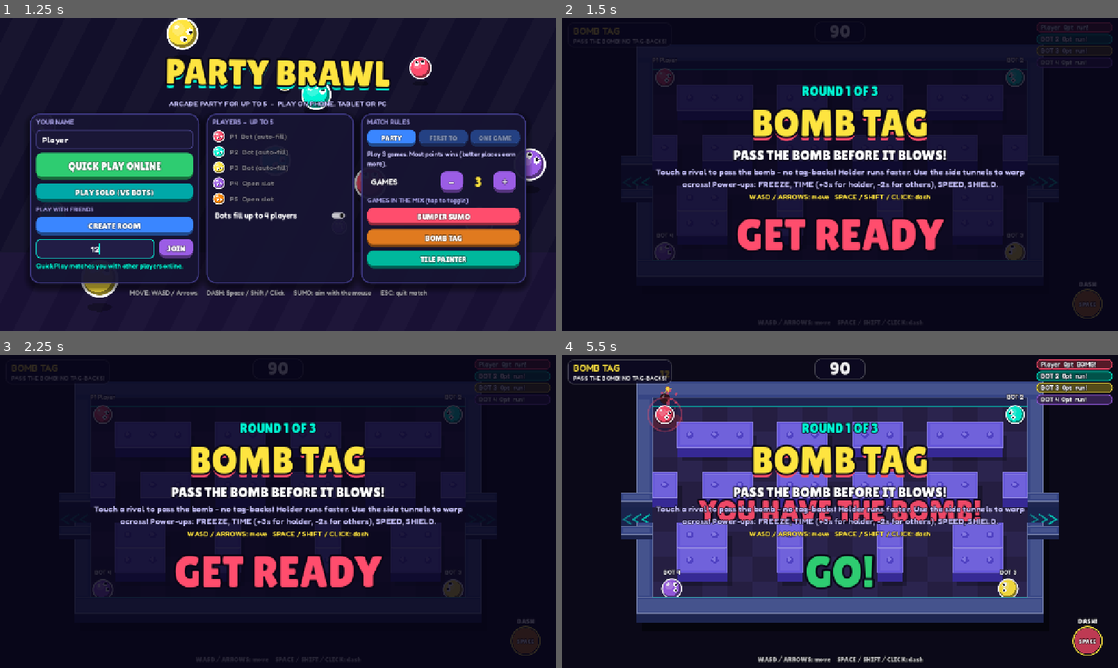
Above: before the commit, frames 1-4 (two rows, left to right).
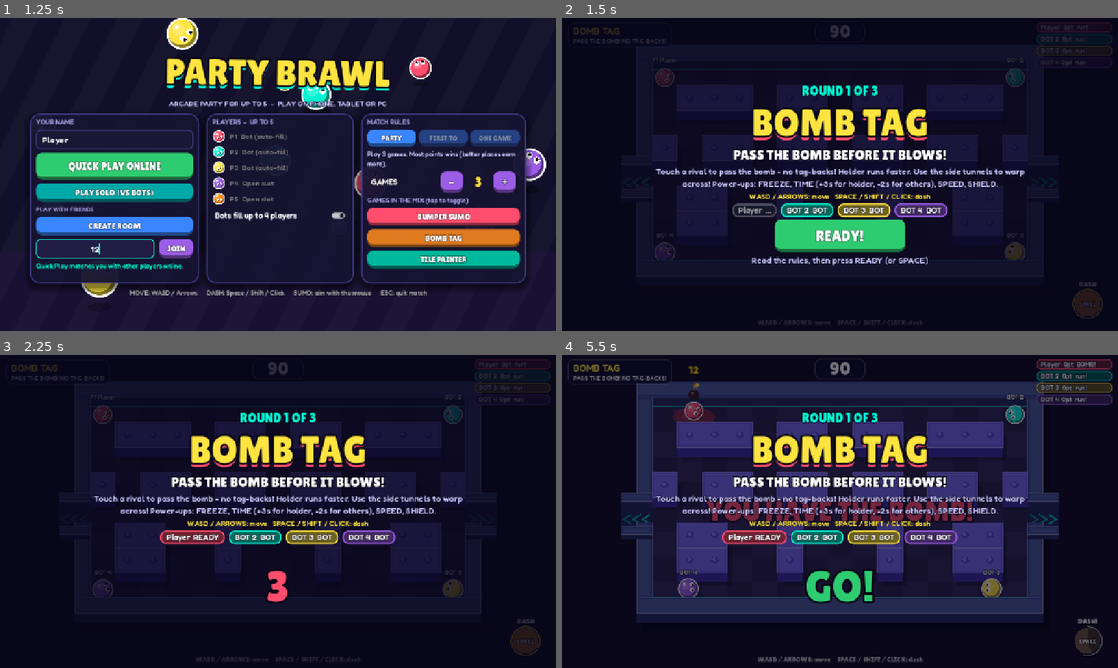
Above: after the commit, the same moments.

Repository: ilikeyello/party-brawl
Game: Godot game, scene res://scenes/main.tscn
Same seed, same stepped clock (60 frames per second), same inputs: the game is played once before the commit and once after it.
Inputs (mouse positions are in pixels of both pictures, inside the frame that each line leads up to):
- Up to frame 1 (1.25 s): click (94, 249) at 0.52 s; type "12" at 0.6 s
- Up to frame 2 (1.5 s): click "PLAY SOLO (VS BOTS)" at 1.25 s
- Up to frame 3 (2.25 s): click (278, 574) at 2 s, where only the run after the commit has a clickable "READY!"
- Up to frame 4 (5.5 s): tap Enter at 2.75, 2.85, 4.35 s; move the mouse to (962, 495) at 2.77 s; hold D 2.78-3.5 s; hold Space 2.78-3.5 s; click (962, 495) at 2.92 s; drag from (728, 527) to (812, 574) at 3.52 s; move the mouse to (895, 442) at 4.27 s; hold D 4.28-5 s; hold Space 4.28-5 s; click (895, 442) at 4.42 s; drag from (812, 574) to (673, 464) at 5.02 s

Frame 1 is identical in both runs. In frame 2, 7.5% of the frame differs, in the area x 16-84%, y 21-80%; in frame 3, 12%; in frame 4, 51%, in the area x 1-99%, y 1-99%.

Commit message:
v1.4: ready-up screen with AFK countdown, sumo drag-to-aim (same direction, resets on release, no landing marker), fix stuck name prompt on mobile
Co-Authored-By: Claude Opus 5.5 <noreply@anthropic.com>
Claude-Session: https://claude.ai/code/session_01WswUiKucw6ZJ79AFvh8gqn

Diff:
--- a/scripts/game_manager.gd
+++ b/scripts/game_manager.gd
@@ -14,7 +14,7 @@
 const RelayPeer := preload("res://scripts/net/relay_peer.gd")
 const LocalRelayServer := preload("res://scripts/net/local_relay_server.gd")
 
-const BUILD := "1.3 (pac-maze)"
+const BUILD := "1.4 (ready-up)"
 const MAX_PLAYERS := 5
 const BOT_FILL_TO := 4           # bots fill empty slots up to this many players
 const ROUNDS_PLAYLIST := ["bumper_sumo", "bomb_tag", "tile_painter"]
@@ -31,7 +31,7 @@
 		"rules": "AIM. LOCK IN. LAUNCH!",
 		"help": "Each turn, aim where you want to slide and LOCK IN. Everyone launches at once on slippery ice - bump rivals off, but if they dodge you might slide off yourself! The ring shrinks every turn.",
 		"pc": "MOUSE: point where to slide (further = more power)   CLICK / SPACE: lock in   A/D + W/S: aim with keys",
-		"touch": "DRAG ANYWHERE and PULL BACK like a slingshot (longer pull = harder)   then tap LOCK IN",
+		"touch": "DRAG ANYWHERE the way you want to slide (longer drag = harder). KEEP HOLDING and tap LOCK IN with your other thumb",
 	},
 	"bomb_tag": {
 		"title": "BOMB TAG",
@@ -494,6 +494,21 @@
 	room_code = code
 	quick_countdown = countdown
 	session_changed.emit()
+
+
+## This player pressed READY on the instructions screen.
+func press_ready() -> void:
+	if is_host():
+		if current_minigame != null and is_instance_valid(current_minigame):
+			current_minigame.mark_ready(my_id())
+	elif is_online:
+		rpc_ready.rpc_id(1)
+
+
+@rpc("any_peer", "call_remote", "reliable")
+func rpc_ready() -> void:
+	if is_host() and current_minigame != null and is_instance_valid(current_minigame):
+		current_minigame.mark_ready(multiplayer.get_remote_sender_id())
 
 
 ## Host: start the quick match now instead of waiting.
--- a/scripts/main.gd
+++ b/scripts/main.gd
@@ -262,6 +262,7 @@
 
 func _process(delta: float) -> void:
 	_t += delta
+	_update_intro()
 	if rotate_hint != null:
 		var vs := get_viewport().get_visible_rect().size
 		rotate_hint.visible = GameManager.touch_mode and vs.y > vs.x * 1.15
@@ -275,6 +276,8 @@
 func _unhandled_input(event: InputEvent) -> void:
 	if event is InputEventKey:
 		var k := event as InputEventKey
+		if k.pressed and not k.echo and (k.physical_keycode == KEY_SPACE or k.physical_keycode == KEY_ENTER) and _intro_ready_btn != null and is_instance_valid(_intro_ready_btn) and _intro_ready_btn.visible:
+			_on_intro_ready()
 		if k.pressed and not k.echo and k.physical_keycode == KEY_ESCAPE and current_game != null:
 			GameManager.return_to_lobby()
 
@@ -332,7 +335,7 @@
 	name_edit.text = _saved_name()
 	name_edit.max_length = 12
 	name_edit.placeholder_text = "Enter your name"
-	name_edit.focus_entered.connect(_native_text_input.bind(name_edit, "Your name (max 12 letters):"))
+	_setup_native_input(name_edit, "Your name (max 12 letters):")
 	lv.add_child(name_edit)
 
 	quick_btn = UI.make_button("QUICK PLAY ONLINE", Color("#2ECC71"), 24)
@@ -358,7 +361,7 @@
 	ip_edit.alignment = HORIZONTAL_ALIGNMENT_CENTER
 	ip_edit.size_flags_horizontal = Control.SIZE_EXPAND_FILL
 	ip_edit.text_submitted.connect(func(_text): _on_join())
-	ip_edit.focus_entered.connect(_native_text_input.bind(ip_edit, "Room code (4 letters):"))
+	_setup_native_input(ip_edit, "Room code (4 letters):")
 	join_row.add_child(ip_edit)
 	join_btn = UI.make_button("JOIN", Color("#9B5DE5"), 19)
 	join_btn.pressed.connect(_on_join)
@@ -470,24 +473,58 @@
 
 ## On phones in the browser, use the phone's own text box instead of the game's
 ## (the browser keyboard resizes the page and makes the game jump around).
-func _native_text_input(edit: LineEdit, question: String) -> void:
-	if not OS.has_feature("web") or not GameManager.touch_mode:
-		return
-	edit.release_focus()
+var _native_inputs := false
+var _prompt_block_until := 0
+var _prompt_open := false
+
+
+func _setup_native_input(edit: LineEdit, question: String) -> void:
+	if not (OS.has_feature("web") and GameManager.is_touch_device()):
+		return
+	_native_inputs = true
+	edit.editable = false
+	edit.focus_mode = Control.FOCUS_NONE
+	edit.mouse_filter = Control.MOUSE_FILTER_STOP
+	edit.gui_input.connect(_on_native_input_tap.bind(edit, question))
+	# Keep it looking like a normal text box (not greyed out).
+	edit.add_theme_color_override("font_uneditable_color", Color.WHITE)
+	edit.add_theme_stylebox_override("read_only", UI.box(Color("#1a1736"), 10, Color("#4b4690"), 2))
+
+
+func _on_native_input_tap(event: InputEvent, edit: LineEdit, question: String) -> void:
+	var released := false
+	if event is InputEventScreenTouch and not (event as InputEventScreenTouch).pressed:
+		released = true
+	elif event is InputEventMouseButton and not (event as InputEventMouseButton).pressed and (event as InputEventMouseButton).button_index == MOUSE_BUTTON_LEFT:
+		released = true
+	if not released or _prompt_open or GameManager.is_online or Time.get_ticks_msec() < _prompt_block_until:
+		return
+	edit.accept_event()
+	_prompt_open = true
+	# Run after this input event is fully handled, so the dialog can't re-trigger itself.
+	_open_native_prompt.call_deferred(edit, question)
+
+
+func _open_native_prompt(edit: LineEdit, question: String) -> void:
 	var cur := ""
 	for ch in edit.text:
 		if ch.is_valid_identifier() or ch == " " or ch.is_valid_int():
 			cur += ch
-	var answer = JavaScriptBridge.eval("(function(){ var r = window.prompt('%s', '%s'); return r === null ? '__cancel__' : r; })()" % [question.replace("'", ""), cur], true)
-	if typeof(answer) == TYPE_STRING and str(answer) != "__cancel__":
-		var t := str(answer).strip_edges().substr(0, edit.max_length if edit.max_length > 0 else 12)
-		if edit == ip_edit:
-			t = t.to_upper()
-		edit.text = t
-		if edit == name_edit:
-			_remember_name()
-		elif t.length() == 4:
-			_on_join()
+	var js := "(function(){ var r = window.prompt(%s, %s); return (r === null) ? '__cancel__' : String(r); })()" % [JSON.stringify(question), JSON.stringify(cur)]
+	var answer = JavaScriptBridge.eval(js, true)
+	_prompt_open = false
+	# Ignore any taps for a moment (the tap that closed the dialog can arrive late).
+	_prompt_block_until = Time.get_ticks_msec() + 800
+	if typeof(answer) != TYPE_STRING or str(answer) == "__cancel__":
+		return
+	var t := str(answer).strip_edges().substr(0, edit.max_length if edit.max_length > 0 else 12)
+	if edit == ip_edit:
+		t = t.to_upper()
+	edit.text = t
+	if edit == name_edit:
+		_remember_name()
+	elif t.length() == 4:
+		_on_join()
 
 
 func _toggle_fullscreen() -> void:
@@ -669,8 +706,8 @@
 	join_btn.disabled = online
 	quick_btn.disabled = online
 	solo_btn.disabled = online
-	ip_edit.editable = not online
-	name_edit.editable = not online
+	ip_edit.editable = not online and not _native_inputs
+	name_edit.editable = not online and not _native_inputs
 	leave_btn.visible = online
 	_refresh_rules_ui()
 
@@ -837,20 +874,119 @@
 	ctl.autowrap_mode = TextServer.AUTOWRAP_WORD_SMART
 	ctl.custom_minimum_size = Vector2(900, 0)
 	v.add_child(ctl)
-	var count := UI.make_label("GET READY", 100, Color("#FF4D6D"), 18, HORIZONTAL_ALIGNMENT_CENTER)
-	count.custom_minimum_size = Vector2(0, 140)
-	count.vertical_alignment = VERTICAL_ALIGNMENT_CENTER
-	v.add_child(count)
-
-	var tw := root.create_tween()
-	tw.tween_interval(1.0)
-	for txt in ["3", "2", "1"]:
-		tw.tween_callback(_pop_count.bind(count, str(txt), Color("#FF4D6D")))
-		tw.tween_interval(1.0)
-	tw.tween_callback(_pop_count.bind(count, "GO!", Color("#2ECC71")))
-	tw.tween_property(dim, "color:a", 0.0, 0.2)
-	tw.tween_property(root, "modulate:a", 0.0, 0.45)
-	tw.tween_callback(root.queue_free)
+	# Who's ready
+	_intro_chips = HBoxContainer.new()
+	_intro_chips.alignment = BoxContainer.ALIGNMENT_CENTER
+	_intro_chips.add_theme_constant_override("separation", 10)
+	v.add_child(_intro_chips)
+	# READY button / status / big countdown
+	_intro_ready_btn = UI.make_button("READY!", Color("#2ECC71"), 34)
+	_intro_ready_btn.custom_minimum_size = Vector2(300, 74)
+	_intro_ready_btn.size_flags_horizontal = Control.SIZE_SHRINK_CENTER
+	_intro_ready_btn.pressed.connect(_on_intro_ready)
+	v.add_child(_intro_ready_btn)
+	_intro_status = UI.make_label("", 20, Color("#c8c3ff"), 5, HORIZONTAL_ALIGNMENT_CENTER)
+	v.add_child(_intro_status)
+	_intro_count = UI.make_label("", 100, Color("#FF4D6D"), 18, HORIZONTAL_ALIGNMENT_CENTER)
+	_intro_count.custom_minimum_size = Vector2(0, 120)
+	_intro_count.vertical_alignment = VERTICAL_ALIGNMENT_CENTER
+	_intro_count.visible = false
+	v.add_child(_intro_count)
+	_intro_root = root
+	_intro_dim = dim
+	_intro_done = false
+	_intro_last_num = -1
+	_i_pressed_ready = false
+	if GameManager.autotest:
+		get_tree().create_timer(1.0).timeout.connect(_on_intro_ready)
+
+
+var _intro_root: Control
+var _intro_dim: ColorRect
+var _intro_chips: HBoxContainer
+var _intro_ready_btn: Button
+var _intro_status: Label
+var _intro_count: Label
+var _intro_done := false
+var _intro_last_num := -1
+var _i_pressed_ready := false
+var _chip_sig := ""
+
+
+func _on_intro_ready() -> void:
+	if _i_pressed_ready:
+		return
+	_i_pressed_ready = true
+	GameManager.press_ready()
+
+
+## Keeps the instructions/ready screen in sync with the minigame's ready state.
+func _update_intro() -> void:
+	if _intro_root == null or not is_instance_valid(_intro_root) or _intro_done:
+		return
+	var g = current_game
+	if g == null or not is_instance_valid(g):
+		return
+	var me := GameManager.my_id()
+	var i_am_ready: bool = _i_pressed_ready or g.ready_ids.has(me)
+	# Player chips
+	var sig := str(g.ready_ids) + str(GameManager.players.size())
+	if sig != _chip_sig:
+		_chip_sig = sig
+		for c in _intro_chips.get_children():
+			c.queue_free()
+		for id in g.player_order:
+			if not GameManager.players.has(id):
+				continue
+			var info: Dictionary = GameManager.players[id]
+			var bot: bool = bool(info["is_bot"])
+			var rdy: bool = bot or g.ready_ids.has(id)
+			var chip := PanelContainer.new()
+			var pc: Color = info["color"]
+			var sb := UI.box(Color(pc.darkened(0.55), 0.95) if rdy else Color(0.1, 0.1, 0.18, 0.9), 12, pc if rdy else Color(1, 1, 1, 0.25), 3)
+			sb.content_margin_top = 4
+			sb.content_margin_bottom = 4
+			chip.add_theme_stylebox_override("panel", sb)
+			var nm := str(info["name"])
+			if nm.length() > 10:
+				nm = nm.substr(0, 10)
+			var tag := "BOT" if bot else ("READY" if rdy else "...")
+			chip.add_child(UI.make_label("%s  %s" % [nm, tag], 18, Color.WHITE if rdy else Color(1, 1, 1, 0.6), 4))
+			_intro_chips.add_child(chip)
+	if g.state == "intro" and g.intro_phase == "ready":
+		_intro_ready_btn.visible = not i_am_ready
+		var waiting := 0
+		for id in g.human_ids():
+			if not g.ready_ids.has(id):
+				waiting += 1
+		if i_am_ready:
+			if g.ready_wait >= 0.0 and waiting > 0:
+				_intro_status.text = "Waiting for %d player%s...  starting in %d" % [waiting, "" if waiting == 1 else "s", ceili(g.ready_wait)]
+			else:
+				_intro_status.text = "Waiting for players..."
+		else:
+			if g.ready_wait >= 0.0:
+				_intro_status.text = "Press READY!  Starting in %d" % ceili(g.ready_wait)
+			else:
+				_intro_status.text = "Read the rules, then press READY (or SPACE)"
+	else:
+		_intro_ready_btn.visible = false
+		_intro_status.text = ""
+		_intro_count.visible = true
+		if g.state == "intro":
+			var n: int = maxi(ceili(g.intro_left), 1)
+			if n != _intro_last_num:
+				_intro_last_num = n
+				_pop_count(_intro_count, str(n), Color("#FF4D6D"))
+		else:
+			_intro_done = true
+			_pop_count(_intro_count, "GO!", Color("#2ECC71"))
+			var root := _intro_root
+			var tw := root.create_tween()
+			tw.tween_interval(0.35)
+			tw.tween_property(_intro_dim, "color:a", 0.0, 0.2)
+			tw.tween_property(root, "modulate:a", 0.0, 0.4)
+			tw.tween_callback(root.queue_free)
 
 
 func _pop_count(label: Label, txt: String, col: Color) -> void:
--- a/scripts/minigames/bumper_sumo.gd
+++ b/scripts/minigames/bumper_sumo.gd
@@ -65,7 +65,7 @@
 	knock_strength = 550.0
 	elim_style = "fall"
 	camera_center = CENTER
-	key_hint = "MOUSE: point where to slide (further = harder)     CLICK / SPACE: lock in     A/D turn  W/S power"
+	key_hint = "MOUSE: point the way to slide (further = harder)     CLICK / SPACE: lock in     A/D turn  W/S power"
 
 
 func build_arena() -> void:
@@ -425,16 +425,20 @@
 	if GameManager.touch_mode:
 		hud.free_aim = true
 		if hud.free_active:
-			# Slingshot: drag anywhere and pull back. The ball goes the opposite way;
-			# a longer pull means more power. Letting go keeps the aim.
-			var pull: Vector2 = hud.free_start - hud.free_pos
-			var plen: float = pull.length()
-			if plen > 14.0:
-				_local_aim_dir = pull / plen
-				# Pull length maps straight to slide distance (so the arrow grows evenly).
-				var k: float = clampf((plen - 30.0) / (SLING_FULL - 30.0), 0.0, 1.0)
-				_local_aim_power = 0.0 if plen < 30.0 else power_for_travel(maxf(k, 0.04) * travel_for_power(1.0))
+			# Drag anywhere like a joystick: the arrow points the way you drag and grows
+			# with the drag. Hold it and tap LOCK IN with your other thumb.
+			var drag: Vector2 = hud.free_pos - hud.free_start
+			var dlen: float = drag.length()
+			if dlen > 14.0:
+				_local_aim_dir = drag / dlen
+				# Drag length maps straight to slide distance (so the arrow grows evenly).
+				var k: float = clampf((dlen - 24.0) / (SLING_FULL - 24.0), 0.0, 1.0)
+				_local_aim_power = 0.0 if dlen < 24.0 else power_for_travel(maxf(k, 0.04) * travel_for_power(1.0))
 				_aim_touched = true
+		elif _local_aim_power > 0.0:
+			# Let go = the arrow resets (you'll stay put unless you aim again).
+			_local_aim_power = 0.0
+			_aim_touched = true
 	else:
 		var mpos: Vector2 = get_global_mouse_position()
 		if _last_mouse != Vector2.INF and mpos.distance_to(_last_mouse) > 1.0:
@@ -607,34 +611,20 @@
 		aim_layer.draw_string(font, mp - Vector2(80, 0), "PRESS LOCK IN", HORIZONTAL_ALIGNMENT_CENTER, 160, 14, Color("#2ECC71"))
 
 
-func _draw_arrow(from: Vector2, dir: Vector2, power: float, col: Color, show_landing: bool) -> void:
+func _draw_arrow(from: Vector2, dir: Vector2, power: float, col: Color, _show_landing: bool) -> void:
 	if power <= 0.01:
 		# Bracing: a small shield ring
 		aim_layer.draw_arc(from, 34.0, 0.0, TAU, 32, Color(1, 1, 1, 0.75), 3.0, true)
 		return
 	var d := dir.normalized()
-	var travel: float = travel_for_power(power)
-	var end: Vector2 = from + d * travel
-	# Dotted predicted slide path
-	var steps: int = maxi(int(travel / 18.0), 1)
-	for i in steps:
-		var t0: float = float(i) / float(steps)
-		var pt: Vector2 = from + d * travel * t0
-		if t0 > 0.12:
-			aim_layer.draw_circle(pt, 3.5, Color(1, 1, 1, 0.55))
-	if show_landing:
-		var off_edge: bool = end.distance_to(CENTER) > arena_radius + FALL_MARGIN
-		var lc := Color("#FF4D6D") if off_edge else Color(1, 1, 1, 0.8)
-		aim_layer.draw_arc(end, 20.0, 0.0, TAU, 28, lc, 3.0, true)
-		if off_edge:
-			aim_layer.draw_line(end + Vector2(-9, -9), end + Vector2(9, 9), lc, 3.0)
-			aim_layer.draw_line(end + Vector2(9, -9), end + Vector2(-9, 9), lc, 3.0)
-	# Main arrow (length shows power)
-	var alen: float = 36.0 + power * 70.0
+	# No landing marker on purpose: you only see direction + how big the arrow is.
+	var frac: float = clampf(travel_for_power(power) / travel_for_power(1.0), 0.0, 1.0)
+	var alen: float = 44.0 + frac * 150.0
 	var tip: Vector2 = from + d * alen
 	var side := Vector2(-d.y, d.x)
-	aim_layer.draw_line(from + d * 26.0, tip - d * 10.0, Color(0, 0, 0, 0.4), 11.0)
-	aim_layer.draw_line(from + d * 26.0, tip - d * 10.0, col, 7.0)
+	var w: float = 6.0 + frac * 6.0
+	aim_layer.draw_line(from + d * 26.0, tip - d * 10.0, Color(0, 0, 0, 0.4), w + 4.0)
+	aim_layer.draw_line(from + d * 26.0, tip - d * 10.0, col, w)
 	var head := PackedVector2Array([tip + d * 6.0, tip - d * 14.0 + side * 13.0, tip - d * 14.0 - side * 13.0])
 	aim_layer.draw_colored_polygon(head, col)
 	aim_layer.draw_polyline(PackedVector2Array([head[0], head[1], head[2], head[0]]), Color.WHITE, 2.0, true)
--- a/scripts/minigames/minigame_base.gd
+++ b/scripts/minigames/minigame_base.gd
@@ -7,7 +7,9 @@
 const HUD_SCENE := preload("res://scenes/ui/mobile_hud.tscn")
 const UI := preload("res://scripts/ui_kit.gd")
 const STATES := ["intro", "running", "done"]
-const INTRO_TIME := 4.0
+const INTRO_TIME := 3.0          # the 3-2-1 countdown after everyone is ready
+const AFK_WAIT := 15.0           # once someone is ready, others get this long
+const MAX_READY_WAIT := 45.0     # absolute cap on the ready screen
 const END_DELAY := 1.8
 const SYNC_INTERVAL := 1.0 / 30.0
 const PLAYER_RADIUS := 24.0
@@ -27,6 +29,10 @@
 
 var state: String = "intro"
 var intro_left: float = INTRO_TIME
+var intro_phase: String = "ready"   # "ready" (waiting for READY presses) -> "count" (3-2-1)
+var ready_ids: Array = []
+var ready_wait: float = -1.0        # AFK countdown, starts when the first player is ready
+var _ready_total: float = 0.0
 var time_left: float = 25.0
 var elapsed: float = 0.0
 var players: Dictionary = {}          # id -> party_player node
@@ -132,7 +138,14 @@
 
 
 func _server_tick(delta: float) -> void:
-	if state == "intro":
+	if state == "intro" and intro_phase == "ready":
+		_ready_total += delta
+		if ready_wait >= 0.0:
+			ready_wait = maxf(ready_wait - delta, 0.0)
+		if _all_humans_ready() or ready_wait == 0.0 or _ready_total >= MAX_READY_WAIT:
+			intro_phase = "count"
+			intro_left = INTRO_TIME
+	elif state == "intro":
 		intro_left -= delta
 		if intro_left <= 0.0:
 			intro_left = 0.0
@@ -337,6 +350,9 @@
 		"st": STATES.find(state),
 		"t": time_left,
 		"i": intro_left,
+		"ip": intro_phase,
+		"rd": ready_ids,
+		"rw": ready_wait,
 		"h": _hit_count,
 		"hp": _last_hit_pos,
 		"p": ps,
@@ -352,6 +368,9 @@
 	state = STATES[clampi(st, 0, STATES.size() - 1)]
 	time_left = float(s.get("t", time_left))
 	intro_left = float(s.get("i", intro_left))
+	intro_phase = str(s.get("ip", intro_phase))
+	ready_ids = s.get("rd", ready_ids)
+	ready_wait = float(s.get("rw", ready_wait))
 	var ps: Dictionary = s.get("p", {})
 	for id in ps:
 		if players.has(id):
@@ -471,6 +490,33 @@
 
 func configure_player(_p) -> void:
 	pass
+
+
+## Ready screen -------------------------------------------------------------
+
+func human_ids() -> Array:
+	var out: Array = []
+	for id in player_order:
+		if GameManager.players.has(id) and not bool(GameManager.players[id]["is_bot"]):
+			out.append(id)
+	return out
+
+
+func _all_humans_ready() -> bool:
+	for id in human_ids():
+		if not ready_ids.has(id):
+			return false
+	return true
+
+
+## Host: a player pressed READY.
+func mark_ready(id: int) -> void:
+	if state != "intro" or intro_phase != "ready" or ready_ids.has(id) or not players.has(id):
+		return
+	ready_ids.append(id)
+	if ready_wait < 0.0:
+		ready_wait = AFK_WAIT
+	GameManager.send_state(_build_state())
 
 
 ## How many players are in this match (spawn layouts can adapt).
--- a/scripts/mobile_hud.gd
+++ b/scripts/mobile_hud.gd
@@ -416,7 +416,7 @@
 func _draw_sling() -> void:
 	var font: Font = UI.title_font()
 	if free_active:
-		var pull := free_start - free_pos
+		var pull := free_pos - free_start
 		pad.draw_circle(free_start, 26.0, Color(1, 1, 1, 0.15))
 		pad.draw_arc(free_start, 26.0, 0.0, TAU, 32, Color(1, 1, 1, 0.6), 3.0, true)
 		pad.draw_line(free_start, free_pos, Color(1, 1, 1, 0.55), 6.0, true)
@@ -427,6 +427,6 @@
 		pad.draw_string(font, free_pos + Vector2(-50, -30), txt, HORIZONTAL_ALIGNMENT_CENTER, 100, 20, Color.WHITE)
 	else:
 		var s := _vp_size()
-		var t := "DRAG + PULL BACK TO AIM"
+		var t := "DRAG TO AIM - KEEP HOLDING + TAP LOCK IN"
 		pad.draw_string_outline(font, Vector2(20, s.y - 40), t, HORIZONTAL_ALIGNMENT_LEFT, -1, 20, 6, Color(0, 0, 0, 0.7))
 		pad.draw_string(font, Vector2(20, s.y - 40), t, HORIZONTAL_ALIGNMENT_LEFT, -1, 20, Color(1, 1, 1, 0.8))
Not shown, changed: server/public/game.pck
